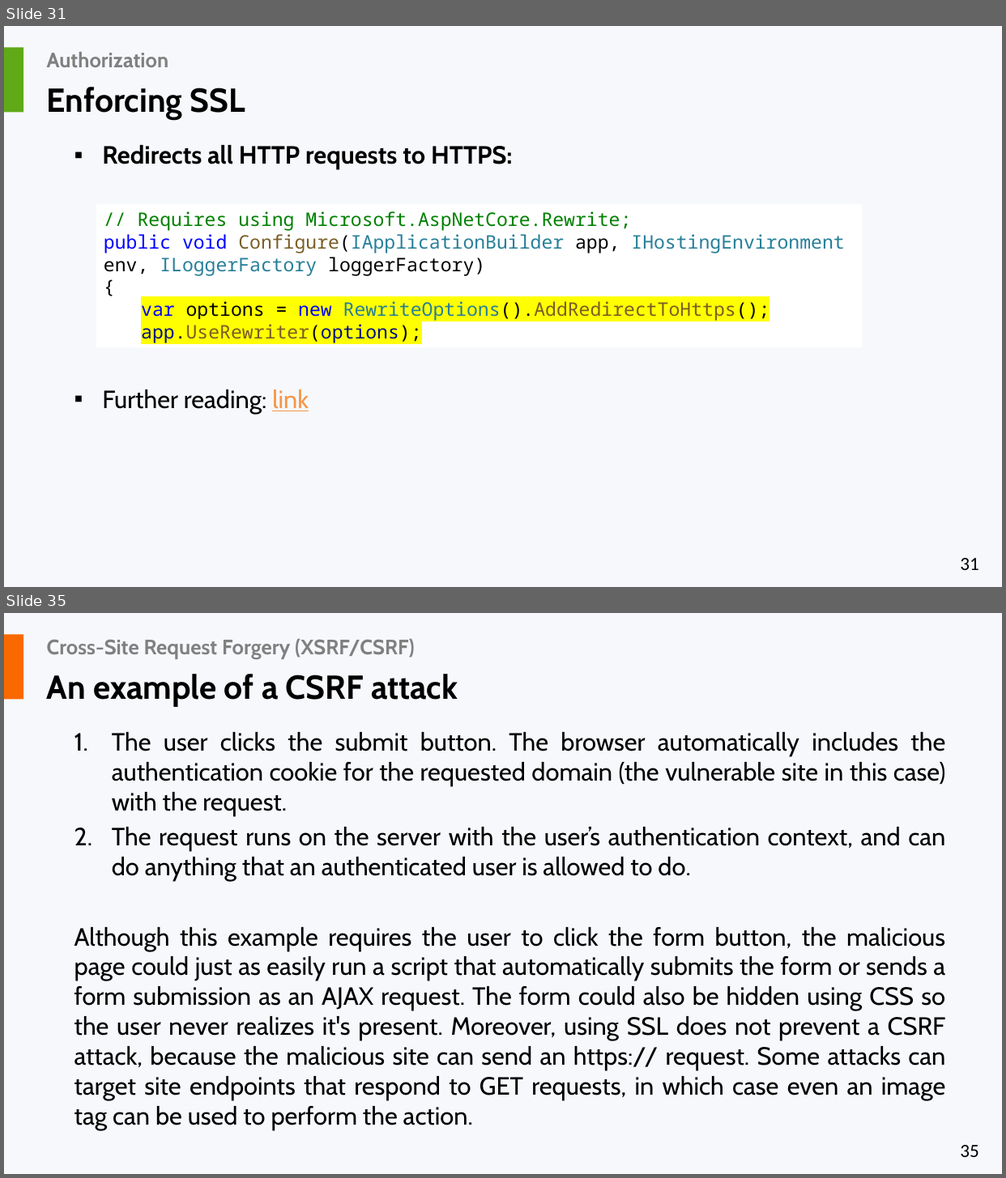
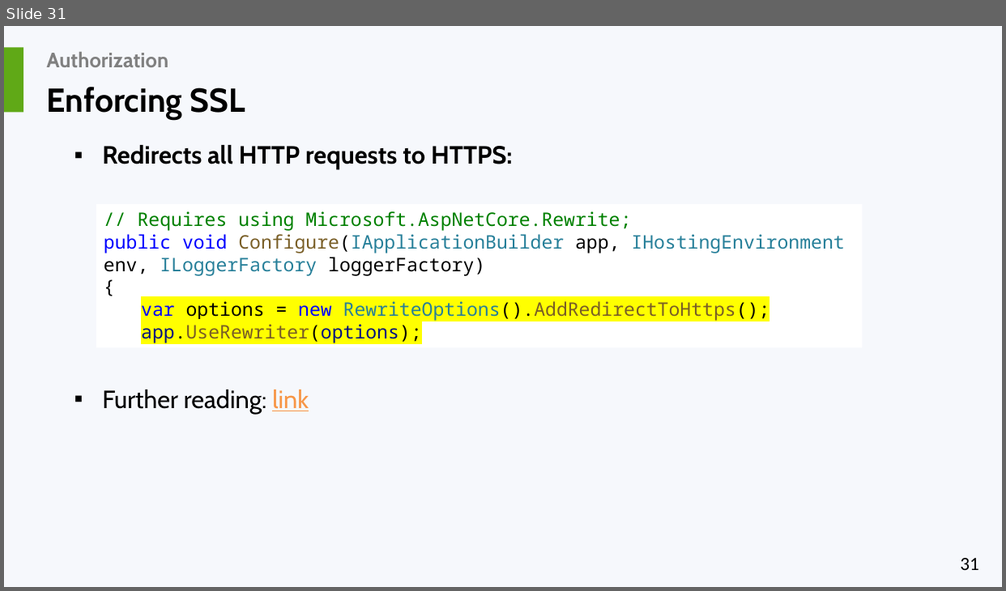
Before and after one commit to liviucotfas/ase-web-and-cloud-applications-security, a slide deck: Presentation ASPNET MVC Core - Part II.pptx. Shown one above the other, each under a label of ours: slides 31 and 35 before the commit, slide 31 after it; the slides between them are not shown. The pictures are 1006x1178 and 1006x591 pixels, drawn with LibreOffice and Linux fonts; fonts in the diff are those of the drawing. Boxes give left, top, right and bottom in pixels: in the first picture for what was removed or moved away, otherwise in the second. Text is boxed around its words. In the diff, an @@ line names an element or a change of style, - is before the commit and + after.

```diff
--- a/Presentation ASPNET MVC Core - Part II.pptx
+++ b/Presentation ASPNET MVC Core - Part II.pptx
@@ slide 35 removed at (x1=4, y1=613, x2=1002, y2=1174), background #F6F8FC; not listed: 1 template element that a slide beside it also shows @@
@@ rectangle removed at (x1=4, y1=635, x2=23, y2=700) @@
@@ title removed at (x1=47, y1=639, x2=415, y2=658) @@
-Cross-Site Request Forgery (XSRF/CSRF)
@@ text removed at (x1=47, y1=674, x2=458, y2=706) @@
-An example of a CSRF attack
@@ text removed at (x1=74, y1=732, x2=946, y2=1131) @@
-1. The user clicks the submit button. The browser automatically includes the authentication cookie for the requested domain (the vulnerable site in this case) with the request.
-2. The request runs on the server with the user’s authentication context, and can do anything that an authenticated user is allowed to do.
-Although this example requires the user to click the form button, the malicious page could just as easily run a script that automatically submits the form or sends a form submission as an AJAX request. The form could also be hidden using CSS so the user never realizes it's present. Moreover, using SSL does not prevent a CSRF attack, because the malicious site can send an https:// request. Some attacks can target site endpoints that respond to GET requests, in which case even an image tag can be used to perform the action.
```
Also in this commit, not shown: 3 slides changed, 20 other slides removed, 7 other files.
